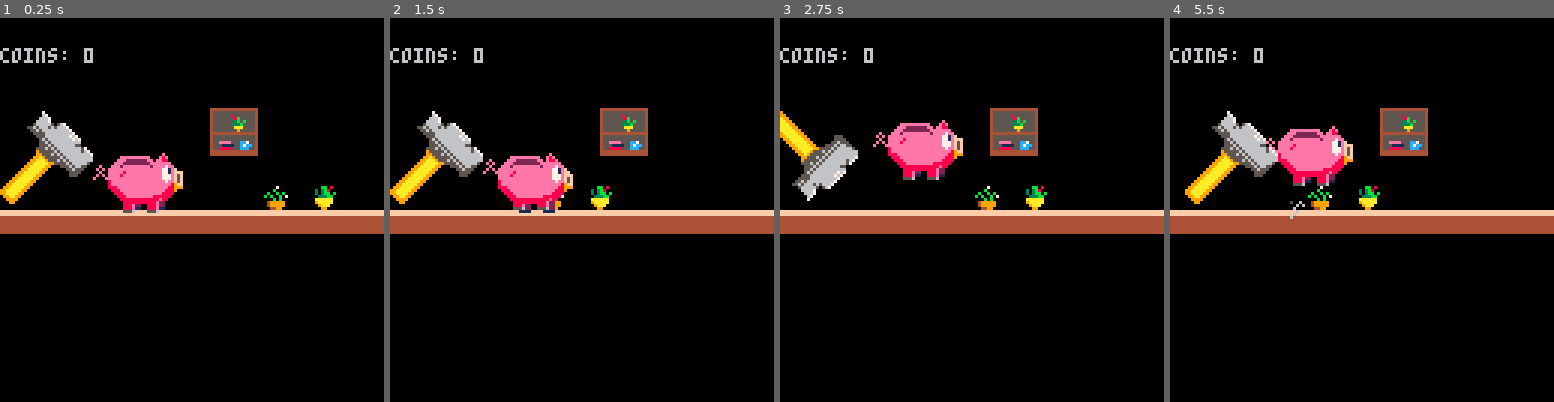
Above: before the commit, frames 1-4 (left to right).
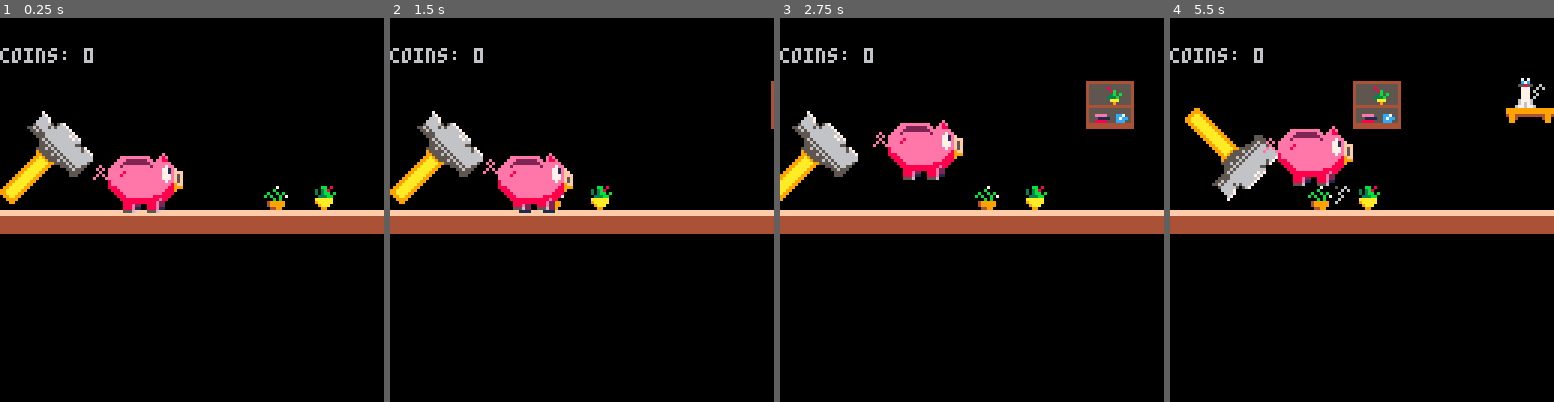
Above: after the commit, the same moments.

Repository: Houzvicka/ld44
Game: PICO-8 cartridge piggy.p8
Two runs of this game, one before a commit and one after it. Both use one fixed random seed, a clock stepped at 60 frames per second and the inputs below.
Inputs:
- Up to frame 1 (0.25 s): no input
- Up to frame 2 (1.5 s): no input
- Up to frame 3 (2.75 s): hold Right 1.6-2.1 s; hold Up 2.15-2.42 s; hold Right from 2.47 s (still down)
- Up to frame 4 (5.5 s): release Right at 3.03 s; hold Left 3.08-3.58 s; hold Right 4.02-4.68 s; hold Up 4.73-5.03 s; hold Left from 5.08 s (still down)

The runs differ from the first frame. In frame 1, 1.6% of the frame differs, in the area x 54-68%, y 23-36%; in frame 2, 1.7%; in frame 3, 5.7%; in frame 4, 6.4%, in the area x 3-100%, y 15-53%.

Commit message:
more background stuff;

Diff:
--- a/piggy.p8
+++ b/piggy.p8
@@ -18,7 +18,7 @@
 
 function _update()
 	t=(t+1)%s --tick fwd
-	expandmap=(expandmap+1)%80
+	expandmap=(expandmap+1)%90
  if (t==0)then
   fc=fc%#cs+1
   fp=fp%#fs+1
@@ -33,11 +33,13 @@
 		end
 
 		smash_hammer()
+		put_items()
  end
 
  move_player()
  move_coins()
  move_hammer()
+ move_items()
 
 end
 
@@ -49,10 +51,11 @@
  draw_grounds()
  map(0, 0, -bg, 0, 128, 32)
 
+
+ draw_items()
+ draw_hammer()
  draw_player()
  draw_coins()
- draw_hammer()
- draw_items()
 
  --draw score
  print("coins: "..player.ncoin, player.x - 30, 10)
@@ -261,10 +264,22 @@
 //background
 
 items = {}
+bigitemlocs = {1,5,33,35,37}
+curindex = 1
 
 function put_items()
-	item = put_item(1)
+	item = put_item(bigitemlocs[curindex])
 	add(items,item)
+	curindex += 1
+	if curindex == #bigitemlocs then
+		curindex = 1
+	end
+end
+
+function move_items()
+ for i in all(items) do
+ 	move_item(i)
+ end
 end
 
 function draw_items()
@@ -275,14 +290,18 @@
 
 function put_item(index)
 	local item = {}
-	item.x = 70
-	item.y = 30
+	item.x = 150
+	item.y = max(rnd(40),20)
 	item.sprite = index
 	return item
 end
 
 function draw_item(item)
  spr(item.sprite,item.x,item.y,2,2)
+end
+
+function move_item(item)
+	item.x -= curr_speed/2
 end
 __gfx__
 00000000444444444444444400000000000000000000070700000000ffffffff00000000000000000000000000000000009aa700009aa7000009700000097000
